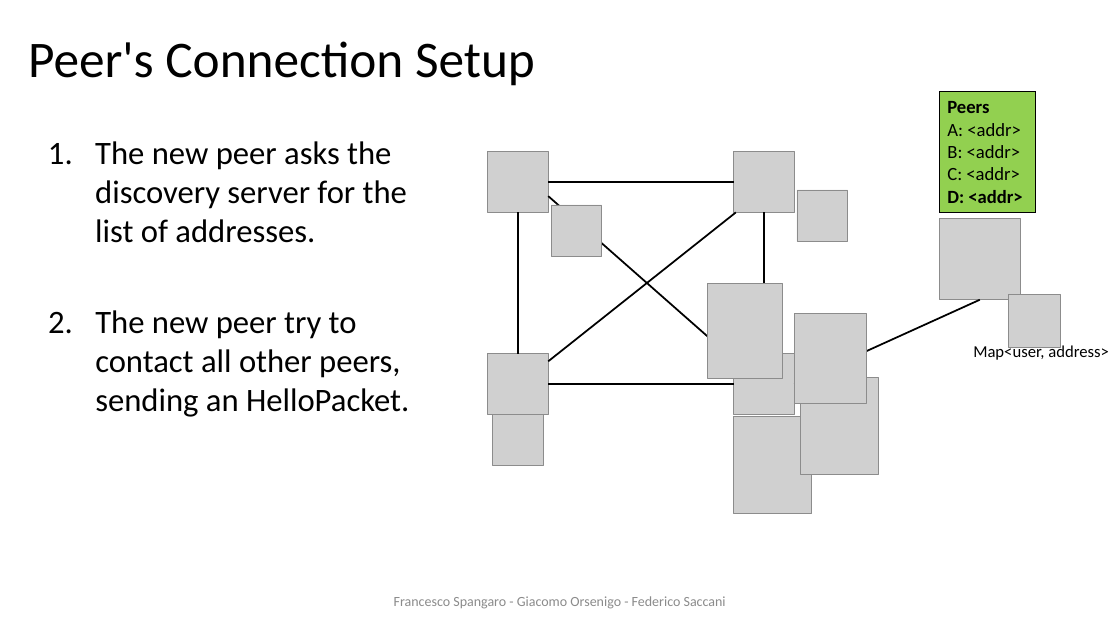
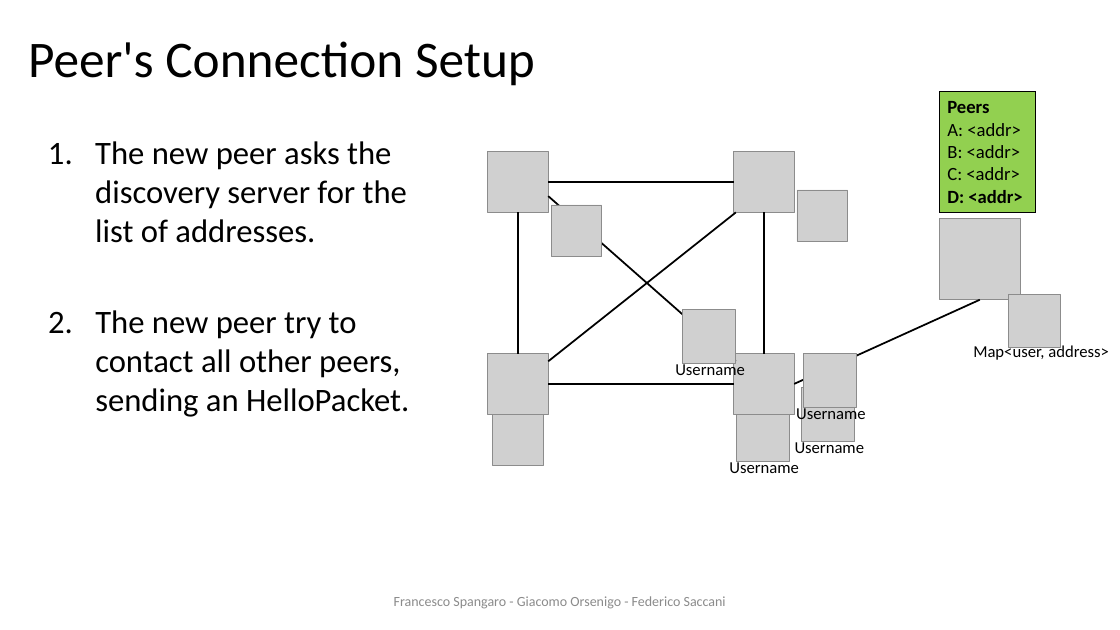
Before and after one commit to francescospangaro/HACOGroupChat, a slide deck: slide 4 of docs/presentazione ds.pptx. Drawn at 1120x630 pixels with LibreOffice and Linux fonts; fonts in the diff are those of the drawing; grey boxes stand for pictures; background and template pictures are left out. Boxes give left, top, right and bottom in pixels: in the first picture for what was removed or moved away, otherwise in the second. Text is boxed around its words. In the diff, an @@ line names an element or a change of style, - is before the commit and + after.

Commit message:
Small fixes in pptx

```diff
--- a/docs/presentazione ds.pptx
+++ b/docs/presentazione ds.pptx
@@ picture removed at (707, 283, 783, 378) @@
@@ picture added at (682, 310, 735, 364) @@
@@ picture removed at (795, 313, 867, 403) @@
@@ picture added at (803, 353, 856, 407) @@
@@ text added at (675, 362, 745, 380), 14.2 pt, text #000000 @@
+Username
@@ picture removed at (801, 377, 879, 475) @@
@@ picture added at (802, 387, 854, 441) @@
@@ picture removed at (734, 417, 812, 514) @@
@@ picture added at (737, 408, 790, 461) @@
@@ text added at (796, 405, 866, 423), 14.2 pt, text #000000 @@
+Username
@@ text added at (795, 440, 865, 453), 14.2 pt, text #000000 @@
+Username
@@ text added at (729, 460, 799, 473), 14.2 pt, text #000000 @@
+Username
```
Also in this commit, not shown: 4 other slides changed, 1 slide removed.
